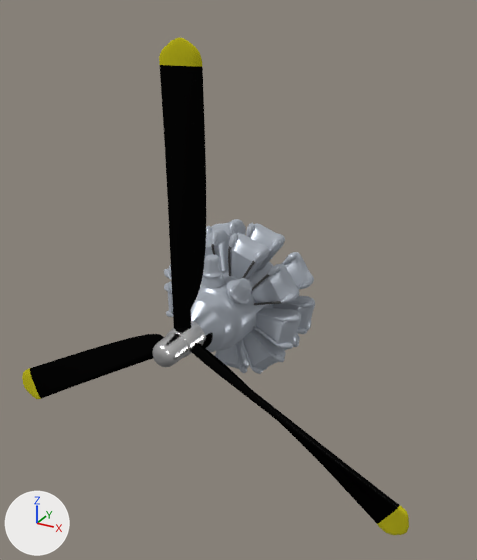
An edit to the Blender file engine.blend, drawn before and after from the same camera.
Both versions are drawn from a camera (50 mm lens) standing at (7.84, -16.41, 7.51) and looking at (0.4, -2.89, 0.75). The axes (+X, +Y, +Z) are drawn at lower left. The lights are the same throughout.

The scene before the commit, as lines of its bpy script (objects in view):
```python
ob_cube_000 = bpy.data.objects.new('Cube.000', me_cube_001)
ob_cube_000.location = (0.3, -4.94, -0.17)
ob_cube_000.rotation_euler = (0.0, 2.094, 0.0)  # degrees (0, 120, 0)
ob_cube_000.scale = (0.43, 0.43, 0.43)
ob_cube_002 = bpy.data.objects.new('Cube.002', me_cube)
ob_cube_002.location = (0.3, -4.92, -0.17)
ob_cube_002.rotation_euler = (0.0, 2.094, 0.0)  # degrees (0, 120, 0)
ob_cube_002.scale = (0.43, 0.43, 0.43)
ob_cylinder_004 = bpy.data.objects.new('Cylinder.004', me_cylinder_002)
ob_cylinder_004.location = (0.12, -4.67, -0.01)
ob_cylinder_004.rotation_euler = (1.571, 0.0, 0.0)  # degrees (90, 0, 0)
ob_cylinder_004.scale = (0.32, 0.32, 0.0662)
```
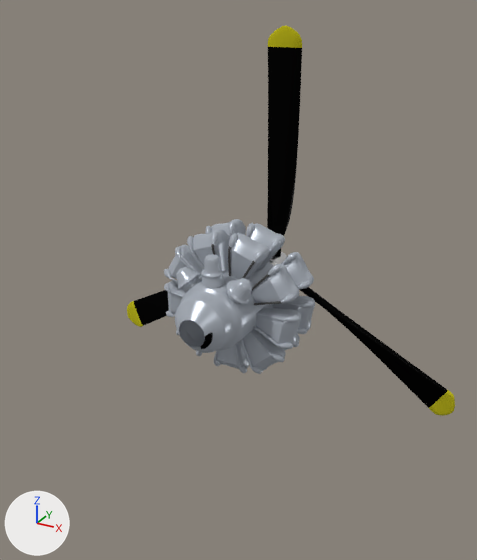
Edits to the bpy script that builds the scene:
```text
Change me_cube:
    where me_cube.from_pydata(...)  # 761 vertices, 746 faces, 2 loose edges; spans x -13.8..12.9, y -2.6..1.4, z -9.0..14.7
    used by ob_cube_002; location = (0.3, -4.92, -0.17); rotation_euler = (0.0, 2.094, 0.0), in degrees (0, 120, 0); scale = (0.43, 0.43, 0.43)
    me_cube part 1: the whole mesh is moved by (0.1, 0.4, 0.6)
Change ob_cube_002:
    ob_cube_002.location: (0.3, -4.92, -0.17) -> (0.0, 0.0, 0.0)
```

Boxes (x1, y1, x2, y2) around the edits, measured in the pictures (477 x 560 px):
'Cube.002', moved: before (22, 37, 409, 535); after (127, 26, 455, 416)
